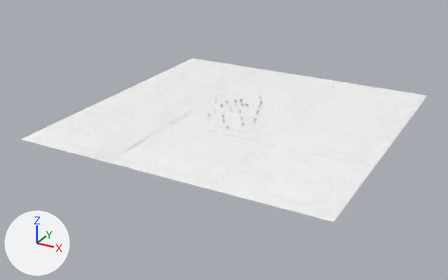
The Blender file blender/room2.blend as it was, and as the next commit left it.
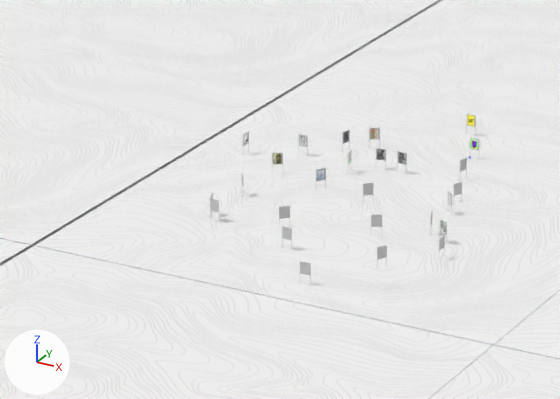
The first picture shows the older version from a camera (50 mm lens) standing at (864.0, -1778.0, 738.0) and looking at (-29.0, -156.0, -73.0). The close-ups show both versions on the part from 37% to 62% of the width and 26% to 55% of the height of that picture; other places that the commit changed are outside them. Lighting does not change. The marker at lower left points along +X, +Y and +Z.
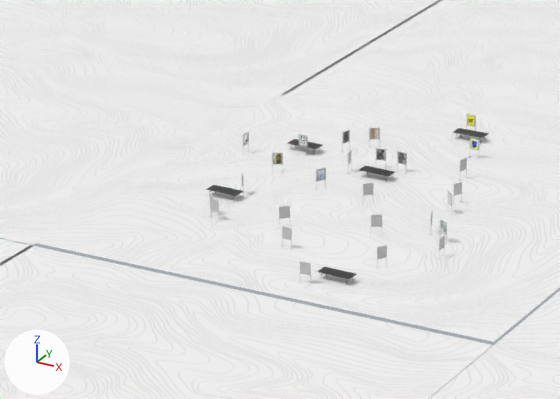
The newer file is also rescaled (x0.186), turned or shifted as a whole; pictures and numbers use the older file's frame.

Where the change shows, as pixel boxes (x1, y1, x2, y2) in the close-ups (560 x 399 px):
'Plane.026', mesh moved
    before: (31, 96, 560, 344)
    after: (32, 94, 560, 342)
'Cube.039', added
    after: (317, 267, 357, 284)
'Cube.040', added
    after: (206, 185, 243, 200)
'Cube.037', added
    after: (359, 166, 395, 182)
'Cube.036', added
    after: (453, 128, 489, 143)
'Cube.038', added
    after: (288, 139, 323, 153)

The change in detail:
Material 'tisch.003' (mat_tisch_003) is new.
Its base color is (0.0352, 0.0352, 0.0352) (black #353535).
Its roughness is 0.4.
me_plane_026 has 4 vertices, 1 face and spans x -1.0..1.0, y -1.0..1.0, z 0.0.
me_plane_026 is used by ob_plane_026; location (3.7, -96.8, -1.8); scale (-163.0, -163.0, -138.0).
me_plane_026 part 1: the whole mesh is moved by (0.0, 0.0, -0.01).
Mesh me_cube_039 is new.
It has 102 vertices, 96 faces and spans x -2.5..2.5, y 0.0..1.1, z -1.0..1.0.
It uses material mat_tisch_003 (black #353535).
Object 'Cube.040' (ob_cube_040) is new; it shows me_cube_039.
Its location is (-90.5, -131.3, -0.1).
Its rotation in degrees is (90, 0, 178).
Its scale is (4.6, 4.6, 4.6).
Object 'Cube.039' (ob_cube_039) is new; it shows a copy of me_cube_039.
Its location is (41.0, -221.1, -0.1).
Its rotation in degrees is (90, 0, 178).
Its scale is (4.6, 4.6, 4.6).
Object 'Cube.038' (ob_cube_038) is new; it shows a copy of me_cube_039.
Its location is (-86.1, -28.4, -0.1).
Its rotation in degrees is (90, 0, 178).
Its scale is (4.6, 4.6, 4.6).
Object 'Cube.037' (ob_cube_037) is new; it shows a copy of me_cube_039.
Its location is (-18.9, -51.0, -0.1).
Its rotation in degrees is (90, 0, 178).
Its scale is (4.6, 4.6, 4.6).
Object 'Cube.036' (ob_cube_036) is new; it shows a copy of me_cube_039.
Its location is (3.9, 46.5, -0.1).
Its rotation in degrees is (90, 0, 0).
Its scale is (4.6, 4.6, 4.6).
